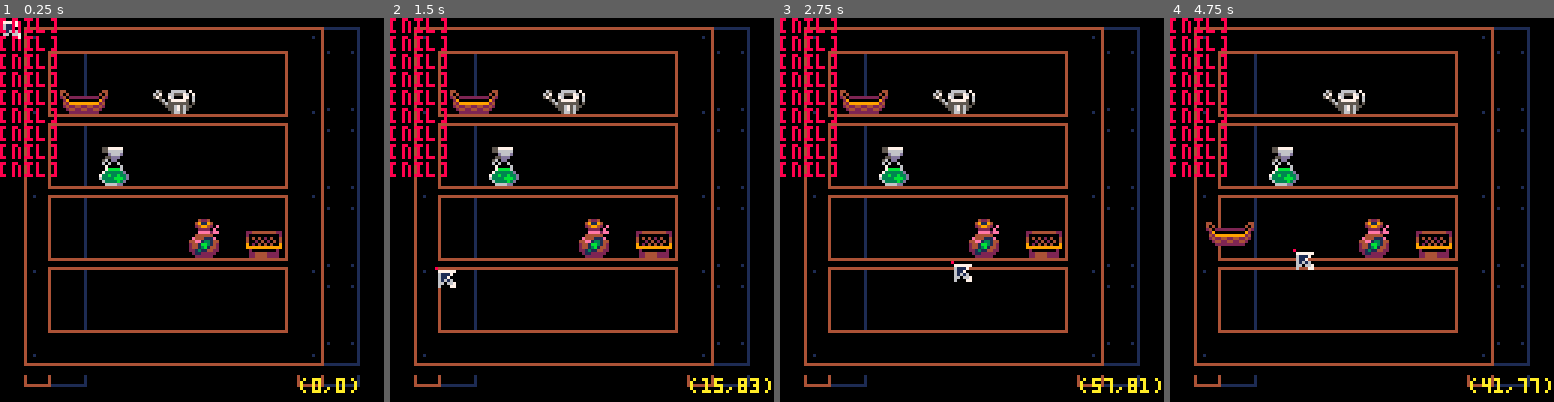
Above: before the commit, frames 1-4 (left to right).
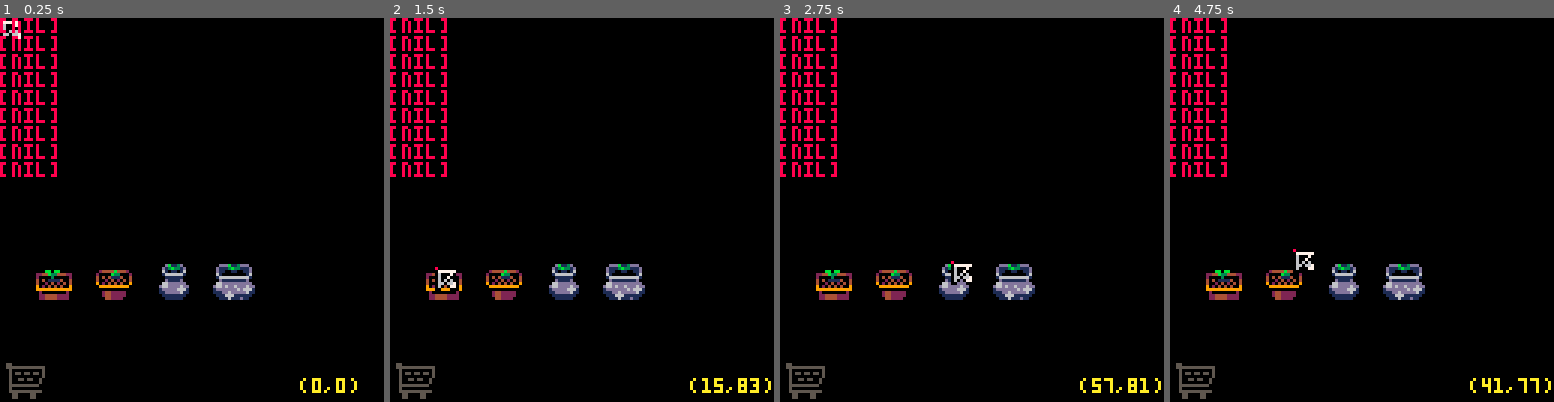
Above: after the commit, the same moments.

Repository: vinimesquitamoraes/Plantinhas
Game: PICO-8 cartridge plantinhas.p8
Two runs of this game, one before a commit and one after it. Both use one fixed random seed, a clock stepped at 60 frames per second and the inputs below.
Inputs (mouse positions are in pixels of both pictures, inside the frame that each line leads up to):
- Up to frame 1 (0.25 s): no input
- Up to frame 2 (1.5 s): click (670, 121) at 0.67 s; click (436, 267) at 1.22 s
- Up to frame 3 (2.75 s): hold Right 1.6-2.1 s; click (887, 114) at 1.77 s; hold Up 2.15-2.42 s; click (952, 259) at 2.32 s; hold Right from 2.47 s (still down)
- Up to frame 4 (4.75 s): click (1404, 106) at 2.87 s; release Right at 3.03 s; hold Left 3.08-3.58 s; click (1465, 256) at 3.42 s; hold Down 3.63-3.97 s; click (1231, 102) at 3.97 s; hold Right 4.02-4.68 s; click (1292, 248) at 4.52 s; hold Up from 4.73 s (still down)

The runs differ from the first frame. In frame 1, 14% of the frame differs, in the area x 1-94%, y 1-100%; in frame 2, 14%; in frame 3, 14%; in frame 4, 14%.

Commit message:
As funçõoes de atribuições foram reimplementadas, agora são mais claras

Diff:
--- a/plantinhas.p8
+++ b/plantinhas.p8
@@ -35,7 +35,7 @@
  2 para loja
  3 para o deposito
  ]]
- status = 3
+ status = 1
 
  --auxiliares ---------------------------------------------------------------------------------------------------------------------------------------------------------------------+
  aux_tipo  = 1
@@ -125,14 +125,15 @@
  ls_atl.atls[1].item = criar_obj("item",5)
  ls_atl.atls[2].item = criar_obj("item",6)
  ls_atl.atls[3].item = criar_obj("item",7)
- ls_atl.atls[4].item = criar_obj("item",8)
+ ls_atl.atls[4].item = criar_obj("item",15)
  ls_atl.atls[5].item = criar_obj("item",17)
- ls_atl.atls[6].item = criar_obj("item",9)
+// ls_atl.atls[6].item = criar_obj("item",9)
 end
 
 --update ==========================================================================================================================================================================+
 function _update()
 	mouse:att()
+	foreach(ls_bts,function(obj) cool_down(5,obj) end)
 
  --atualizar particulas
 	att_particulas(pat_sem)
@@ -143,8 +144,9 @@
   ]]
  --jogo principal rocha --------------------------------------------------------------------------------------------+
  if(status == 1)then
-
-  atl_on_off(mouse.dir_press)
+  cool_down(5,ls_jrd)
+  cool_down(5,ls_atl)
+
   --ir depot .......................................................................................................
   if(ls_atl.show)then
    bt_dept:hover()
@@ -152,7 +154,7 @@
   end
 
   --ir loja ........................................................................................................
-  if(not ls_atl.show)then
+  if(not ls_atl.show and not ls_atl.val)then
    bt_loja:hover()
    bt_loja:ativa()
   end
@@ -164,16 +166,17 @@
 
  	--colisao jardim -------------------------------------------------------------------------------------------------------+
 	 --delay pra comecar a mover
-  cool_down(10,ls_jrd)
+  cool_down(5,ls_jrd)
   if(not ls_atl.show and ls_jrd.wait) then
    check_sel_and_mov(ls_jrd.coisas,ls_jrd,"retg",ls_jrd.val)
   end
 
   --performar atribuicao
-  if(ls_atl.show)toggle_atribuir()
-
+  if(ls_atl.show and ls_atl.qual)toggle_atribuir()
   --se o timer contou ja
-  if(ls_atl.val and atl_wait) atribuir()
+  if(ls_atl.wait)atribuir()
+
+  atl_on_off(mouse.dir_press)
 
   --regar -------------------------------------------------------------------------------------------------------+
 		if(pat_reg.val and not ls_atl.show)then
@@ -196,7 +199,10 @@
   end
 
   --selecionar compra ..............................................................................................+
-  if(ls_esp.qual)sel_compra(ls_esp.qual,1)
+  if(ls_esp.qual)then
+   mouse:tip_set(231,"➡️","")
+  	sel_compra(ls_esp.qual,1)
+  end
 
   --colisao no carrinho ............................................................................................+
   if(not ls_car.val and #ls_car.coisas >0) then
@@ -205,16 +211,23 @@
   end
 
   --remover carrinho ...............................................................................................+
-  if(ls_car.qual)sel_compra(ls_car.qual,2)
+  if(ls_car.qual)then
+  	sel_compra(ls_car.qual,2)
+   mouse:tip_set(232,"➡️","")
+  end
 
   bt_comp:hover()
   bt_comp:ativa()
   bt_volt:hover()
   bt_volt:ativa()
 
+  if(not ls_esp.qual and not ls_car.qual)mouse:reset()
+
  --deposito rocha --------------------------------------------------------------------------------------------------+
  elseif(status == 3)then
-  atl_on_off(mouse.dir_press)
+  cool_down(5,ls_inv)
+  cool_down(5,ls_atl)
+
   grav_depot()
 
   --checar colisao =================================================================================================+
@@ -225,16 +238,16 @@
 
 		--inventario -----------------------------------------------------------------------------------------------------+
 	 --delay pra comecar a mover
-  cool_down(20,ls_inv)
 		if(not ls_atl.show and ls_inv.wait) then
    check_sel_and_mov(ls_inv.coisas,ls_inv,"retg",ls_inv.val)
   end
 
   --performar atribuicao
   if(ls_atl.show and ls_atl.qual)toggle_atribuir()
-  cool_down(10,ls_atl)
   --se o timer contou ja
-  if(ls_atl.wait) atribuir()
+  if(ls_atl.wait)atribuir()
+
+  atl_on_off(mouse.dir_press)
 
   if(ls_atl.show)then
    bt_dept:hover()
@@ -293,6 +306,7 @@
 	 format(cu9,str9)
 	 espacamento =0
 	end
+	--rect(stat(32),stat(33),stat(32)+7,stat(33)+7,10)
 end
 
 function format(que_cu,str,cor)
@@ -309,6 +323,7 @@
   --atributos ------------------------------------------------------------------------------------------------------+
   cla      = que_classe,
   s        = 0,
+  cur_s    = 0,
   x				    = xop or 0,
   y 			    = yop or 0,
   w        = 8,
@@ -330,8 +345,8 @@
   --metodos--------------------------------------------------------------------------------------------------------+
   --mover objeto ..................................................................................................+
   mov = function(self, newx, newy)
-   self.x = newx
-   self.y = newy
+   self.x = newx& ~1
+   self.y = newy& ~1
   end,
 
   --controlar objeto...............................................................................................+]
@@ -354,8 +369,8 @@
 	 end,
 
 	 --mover com o cursor
-	 mov_cur = function(self,que_botao,pode_mover)
-			if(que_botao and self.movable and pode_mover)self:mov((stat(32) - flr(self.w/2))& ~1,(stat(33) - flr(self.w/2))& ~1)
+	 mov_cur = function(self,contexto,pode_mover)
+			if(contexto and self.movable and pode_mover)self:mov((stat(32) - flr(self.w/2)),(stat(33) - flr(self.w/2)))
 			n_sai_tela(self)
 			return que_botao
 	 end,
@@ -370,8 +385,8 @@
 				cim =  self.y+self.yoff
 				bax = (self.y+self.yoff)+(self.h-self.hoff)
 
-				return (stat(32)>=esq and stat(32) <= dir) and
-       				(stat(33)>=cim and stat(33) <= bax)
+				return (stat(32)>=esq and (stat(32)) <= dir) and
+       				(stat(33)>=cim and (stat(33)) <= bax)
 
 			elseif(tipo == "circ")then
 				dx   = self.x - stat(32)
@@ -397,7 +412,8 @@
 --mouse ========================
 	if(self.cla == "mouse")then
   self.ativ      = true
- 	self.s         = 0
+ 	self.s         = 212
+		self.ct        = 1
 
 		--esperando ==================
  	self.esq_esper = false
@@ -436,21 +452,43 @@
 		end
 	--resetar mouse ===============
  function self:reset()
-	 mouse.s     = 0
-	 mouse:set_off(0,0)
-	 mouse.h     = 8
-	 mouse.w     = 8
-	end
-
-	--alterar atributos ===============================================
-	function self:set_off(new_xoff, new_yoff)
-  self.xoff = new_xoff
-  self.yoff = new_yoff
- end
+	 self.s        = 212
+	 self.tool_tip = nil
+	 self.h        = 8
+	 self.w        = 8
+	 self.ct       = 1
+	end
+
+	--mudar tool_tip
+	function self:tip_set(qual,dir_x,dir_y)
+	 self.tool_tip = qual or nil
+ 	dir_x,dir_y = dir_x,dir_y
+
+		if(dir_x == "⬅️")then
+		 self.xoff = -8
+		elseif(dir_x == "➡️")then
+			self.xoff =  8
+		else
+			self.xoff =  0
+		end
+
+		if(dir_y == "⬆️")then
+		 self.yoff = -9
+		elseif(dir_y == "⬇️")then
+			self.yoff =  9
+		else
+			self.yoff =  0
+		end
+
+	end
 
 	--desenhar mouse ==============
  function self:des()
-  spr(self.s,stat(32)+mouse.xoff,stat(33)+mouse.yoff,self.w/8,self.h/8)
+  pal(self.ct,0)
+  spr(self.s,stat(32),stat(33),self.w/8,self.h/8)
+ 	if(self.tool_tip)spr(self.tool_tip,stat(32)+mouse.xoff,stat(33)+mouse.yoff)
+		pal()
+
  end
 
  function self:toggle(que_bt,spr_1,spr_2)
@@ -458,7 +496,7 @@
  	 mouse.s = spr_2
  	 return true
  	end
-  mouse.s = spr_1
+   mouse.s = spr_1
 	 return false
  end
 
@@ -622,29 +660,6 @@
    end
 	 end
 	end
---[[
-notas
-todos os off sao os espao do tile
-nao utilizadoa +1
-exemplo:
-	se o tile tem 16 de largura
-	e ele nao usa 2 colunas na
-	esquerda e direita
-	o woff sera 4+1
-	o motivo desse +1 e a soma de
-	posicao nao considerqar
-	o ponto inicial
-]]
---teste ========================
-	elseif(self.cla == "teste")then
-		self.s        = 216
-  self.x        = 64
-	 self.y        = 60
-	 self.xoff     = 2
-  self.yoff     = 2
-  self.hoff     = 4
-  self.woff     = 4
-  self.h,self.w = 16,16
 
 --particula ====================
 	elseif(self.cla == "particula")then
@@ -695,6 +710,9 @@
 
 --botao ========================
 	elseif(self.cla == "botao")then
+		self.timer = 0
+		self.wait  = false
+		self.val   = true
 
 		--lojinha
 		if(subtipo == 1)then
@@ -754,12 +772,12 @@
 			--teve colisao
 			if(self:col_mouse("retg") and not(mouse.eq_press))then
 				--mouse esquerdo pressionado
-				if(mouse.esq_press)then
+				if(mouse.esq_press and self.wait)then
 					--funcoes ===================
 					--ir lojinha
 					if(self.tip == 1)then
 						status  = 2
-		 	 	mouse.s = 0
+		   	mouse:reset()
 
 					--voltar jogo principal
 					elseif(self.tip == 2)then
@@ -787,13 +805,12 @@
 							ls_atl.val  = false
 							self.ct     = 1
 						 ls_jrd.wait = false
-
+      	ls_atl.qual = nil
 						end
-						ls_atl.show = false
+ 					ls_atl.show = false
+						foreach(ls_bts,function(obj) obj.wait = false end)
+
 						return
-					--avancar fase
-					elseif(self.tip == 5)then
-						avancar_fases()
 					end
 				end
 			end
@@ -801,7 +818,7 @@
 
 		function self:hover()
 
-			if(self:col_mouse("retg"))then
+			if(self:col_mouse("retg") and self.wait)then
 
 				if(self.tip == 3 and count(ls_car.coisas)>0)then
 				 self.cor1 =	self.cor2
@@ -821,15 +838,16 @@
 	elseif(self.cla == "espaco")then
 		self.w,self.h = 18,18
  	self.tam      = 16
-
+ 	--espaco da loja
  	if(subtipo == 1)then
  	 self.cor1,self.cor3 = 1,1
-	 	self.cor2 = 7
-
+	 	self.cor2   = 7
+	  self.cur_s = 0
+		--carinho
  	elseif(subtipo == 2)then
 			self.cor1,self.cor3 = 1,1
 	 	self.cor2 = 8
-
+		--atalho
  	elseif(subtipo == 3)then
  		self.x,self.y = 64,64
 	 	self.w,self.h = 16,16
@@ -865,6 +883,7 @@
 			self.yoff = 2
  	 self.woff = 5
  		self.hoff = 5
+	 	self.cur_s = 214
 
 		--regador
 	 elseif(subtipo == 2)then
@@ -877,6 +896,7 @@
  	 self.woff = 1
 	 	self.hoff = 8
 	  self.ct   = 1
+	 	self.cur_s = 215
 
 		--borrifador
 	 elseif(subtipo == 3)then
@@ -888,6 +908,7 @@
 			self.yoff = 1
  	 self.woff = 7
 	 	self.hoff = 4
+	 	self.cur_s = 229
 
 		--fertilizante
 	 elseif(subtipo == 4)then
@@ -899,12 +920,14 @@
 			self.yoff = 1
  	 self.woff = 7
 	 	self.hoff = 4
+	 	self.cur_s = 216
 
 	 --vasos rocha
 	 elseif(range(subtipo,5,8))then
 	 	self.estagio = 1
 			self.colher  = false
 			self.saturac = 0
+			self.cur_s = 230
 
   	function self:des_planta()
   		local aux = self.planta.wh[self.estagio][1]
@@ -1006,6 +1029,7 @@
 			self.yoff = 2
  	 self.woff = 5
 	 	self.hoff = 5
+	 	self.cur_s = 249
 
 		 if(subtipo == 9)then
 		  self.tip  = 9
@@ -1074,13 +1098,15 @@
 	 	 self.tip  = 17
 		  self.val  = 500
 			 self.nome = "watering can"
-			 self.s    = 212
-			 self.s2   = 213
-			 self.s3   = 212
+			 self.s    = 204
+			 self.s2   = 236
+			 self.s3   = 204
 			 self.xoff = 3
 				self.yoff = 1
 	 	 self.woff = 7
 		 	self.hoff = 4
+		 	self.cur_s = 248
+
 		 end
 		end
 
@@ -1217,7 +1243,9 @@
  --se tem alguem selecionado
 	if(controle.qual)then
 		if(not controle.qual:mov_cur(mouse.esq,pode_mover) and not controle.qual:col_mouse(tipo)) controle.qual = nil
-
+  if(controle.qual and stat(34)==3)then
+   add(qual_ls,del(qual_ls,controle.qual))
+  end
 	--se nao tem ninguem selecionado
 	else
 		controle.qual = get_obj_by_col_mos(qual_ls,tipo)
@@ -1633,9 +1661,15 @@
 			ls_jrd.val   = true
 			ls_inv.val   = true
 
+			ls_jrd.qual  = nil
+			ls_inv.qual  = nil
+
 			ls_atl.val   = false
 			ls_atl.wait  = false
 			ls_atl.timer = 0
+
+			foreach(ls_bts,function(obj) obj.wait = false end)
+
 		end
 
 	end
@@ -1652,26 +1686,13 @@
 		--desativa o movimento do jardim e inventario
 		ls_jrd.val,ls_inv.val = false,false
 
-	--[[
-		if(qual.item != nil and status == 1)then
- 		local tip = qual.item.tip
- 		--vaso
- 		if(range(tip,5,8))then
-    mouse:set_off(-4,-2)
- 		 mouse.s = 119
-		 --inseticida
- 		elseif(tip == 3)then
- 		 mouse.s = 17
- 		--semente ou fertilizante
- 		elseif(range(tip,9,16) or tip == 4)then
- 		 mouse.s = 1
- 		elseif(tip== 17)then
- 		 mouse:set_off(-4,-2)
- 		 mouse.s    = 212
- 		 mouse.w    = 16
- 		 mouse.h    = 16
- 		end
-		--]]
+		if(status == 3)then
+			if(ls_atl.qual and ls_atl.qual.item)then
+	   mouse:tip_set(ls_atl.qual.item.cur_s,"⬅️","⬆️")
+	 	else
+	   mouse:tip_set(217,"⬅️","⬆️")
+	 	end
+	 end
 	end
 end
 
@@ -1680,7 +1701,21 @@
 	-- ja tem um item?
 	-- se ele ja tiver efetuamos
 	-- uma troca com o jardim/inv
-	if(ls_atl.qual) atl_para_container(mouse.esq,ls_inv)
+	if(ls_atl.qual)then
+		--exclusivo depot
+		if(status == 3)then
+	 	if(ls_atl.qual.item)then
+	 	 if(atl_para_container(mouse.esq,ls_inv))atl_on_off(true)
+			else
+ 			if(container_para_atl(mouse.esq,ls_inv)) atl_on_off(true)
+			end
+		--exclusivo jardim rocha
+		else
+
+		 funcionalidades()
+		end
+
+	end
 
 end
 
@@ -1690,19 +1725,57 @@
 	for clicado
 ]]
 function atl_para_container(context,qual_container)
- //vaso_com_planta = ls_jrd.qual and range(ls_jrd.qual.tip, 5, 8) and ls_jrd.qual.planta
-cu1 = "aqui"
+
+	if(qual_container.qual)then
+	 mouse:tip_set(ls_atl.qual.item and 233 or 217,"⬅️","⬆️")
+ else
+	 mouse:tip_set(ls_atl.qual.item.cur_s,"⬅️","⬆️")
+ end
+
 	if(context)then
-		local aux = ls_atl.qual.item
-		aux:mov((stat(32)-8)~1,(stat(33)-8)~1)
-		add(qual_container.coisas,aux)
-
- 	ls_atl.qual.item   = nil
-		ls_atl.qual        = nil
-		ls_atl.val         = false
-		qual_container.val = true
-
-	end
+
+		--se algo do container
+		--nao esta sendo selecionado
+		--poe na posicao do cursor ajustado
+		if(not qual_container.qual)then
+			ls_atl.qual.item:mov(stat(32)-11,stat(33)-16)
+ 		--esvazia o atalho
+			add(qual_container.coisas,ls_atl.qual.item)
+ 	 ls_atl.qual.item = nil
+
+  --se algo do container
+		--esta sendo selecionado
+		--permuta esse "algo" com
+		--o item do atalho
+		else
+			ls_atl.qual.item:mov(qual_container.qual.x,qual_container.qual.y-2)
+			container_para_atl(true,qual_container)
+		end
+
+		qual_container.val  = true
+  qual_container.wait = false
+		return true
+	end
+	return false
+end
+
+function container_para_atl(context,qual_container)
+	--se algo do container esta sendo selecionado
+
+	if(qual_container.qual)then
+		if(context)then
+			local para_atl = qual_container.qual
+			ls_atl.qual.item =	del(qual_container.coisas,para_atl)
+
+ 		ls_atl.qual         = nil
+			ls_atl.val          = false
+			qual_container.val  = true
+	  qual_container.wait = false
+
+	  return true
+		end
+	end
+	return false
 end
 -->8
 --deposito======================
@@ -1808,17 +1882,29 @@
  des_inv()
 end
 
-function funcionalidades(que_item,veio_da_onde)
-
-	if(range(que_item.tip,5,8))then
-  add_um_item(que_item,1)
+function funcionalidades()
+
+	--tem um item?
+	if(ls_atl.qual.item)then
+		cu1 = "eu tenho item porra"
+	--nao tem?
+ else
+		cu1 = "sou incopetente"
+ 	container_para_atl(mouse.esq,ls_jrd)
+ end
+
+--[[
+if(range(que_item.tip,5,8) or )then
+	  add_um_item(que_item,1)
+
+		end
 	elseif(range(que_item.tip,9,16))then
   nova_sem    = gerar_part(pat_sem,1,1,2,que_item)
 		pat_sem.val = true
 	elseif(que_item.tip == 17)then
 		pat_reg.val = true
 	end
-
+		]]
 end
 
 function plantar(o_que)
@@ -1869,352 +1955,272 @@
 end
 
 
--->8
---[[
-//remove algo do inventario e poe no atalho
-function atribuicao()
-
- vaso_com_planta = ls_jrd.qual and range(ls_jrd.qual.tip, 5, 8) and ls_jrd.qual.planta
-
-	if(mouse.esq_press and not vaso_com_planta)then
-		--deleta o item selecionado
-		--e salva
-		if(status == 3) then
-			aux_item = del(ls_inv.coisas,ls_inv.qual)
-		elseif(status == 1) then
-			if(range(atribui.atl.item.tip,5,8))then
-		 	aux_item = del(ls_jrd.coisas,ls_jrd.qual)
-		 else
-		 	aux_item = ls_jrd.qual
-		 end
-		end
-
-		--se o atalho tiver um item
-		--da as cordenas do item salvo
-		if(atribui.atl.item )then
- 		atribui.atl.item.x = aux_item.x
- 		atribui.atl.item.y = aux_item.y-8
-			--adiciona ele ao deposito	se for o caso
-	 	if(status == 3) then
-    add_um_item(atribui.atl.item,2)
-			--chama a funcao funcionalidades se estiver no jardim
-			elseif(status == 1) then
-		 	funcionalidades(atribui.atl.item)
-			end
-		end
-
-		--o atalho recebe o item salvo
-		atribui.atl.item = aux_item
-		mouse.s          = 0
-		atribui.val      = false
-		ls_inv.qual      = nil
-		ls_inv.val       = false
-		ls_jrd.qual      = nil
-		ls_jrd.val       = false
-		ls_atl.show      = true
-
-	else
-		ls_inv.val = false
-		ls_jrd.val = false
-	end
-
-end
-
-//remove algo do atalho e poe no inventario
-function remov_atl(da_onde)
-
-	if(atribui.val and atribui.atl.item != nil and da_onde.qual == nil and not(bt_loja:col_mouse("retg")))then
-		if(mouse.esq_press) then
-			atribui.atl.item.x=stat(32)-8
-			atribui.atl.item.y=stat(33)-8
-			if(status == 3) then
-				add(ls_inv.coisas,atribui.atl.item)
-			elseif(status == 1) then
-		 	funcionalidades(atribui.atl.item)
-			end
-
-			--se for um regador nao remove do atalho
-			if(not range(atribui.atl.item.tip,9,17) and not range(atribui.atl.item.tip,3,4) )then
-				mouse.s          = 0
-				mouse.xoff       = 0
-	 		mouse.yoff       = 0
-	 	 mouse.h,mouse.w  = 8,8
-	  	atribui.atl.item = nil
-			end
-
-			atribui.val  = false
-			ls_atl.qual  = nil
-			da_onde.qual = nil
-			da_onde.val  = false
-
-		end
-
-	end
-
-end
-]]
-…(265 lines of a section not shown)…
+…(269 lines of a section not shown)…
Not shown, changed: 83 lines of the sprite sheet (__gfx__) section of plantinhas.p8
